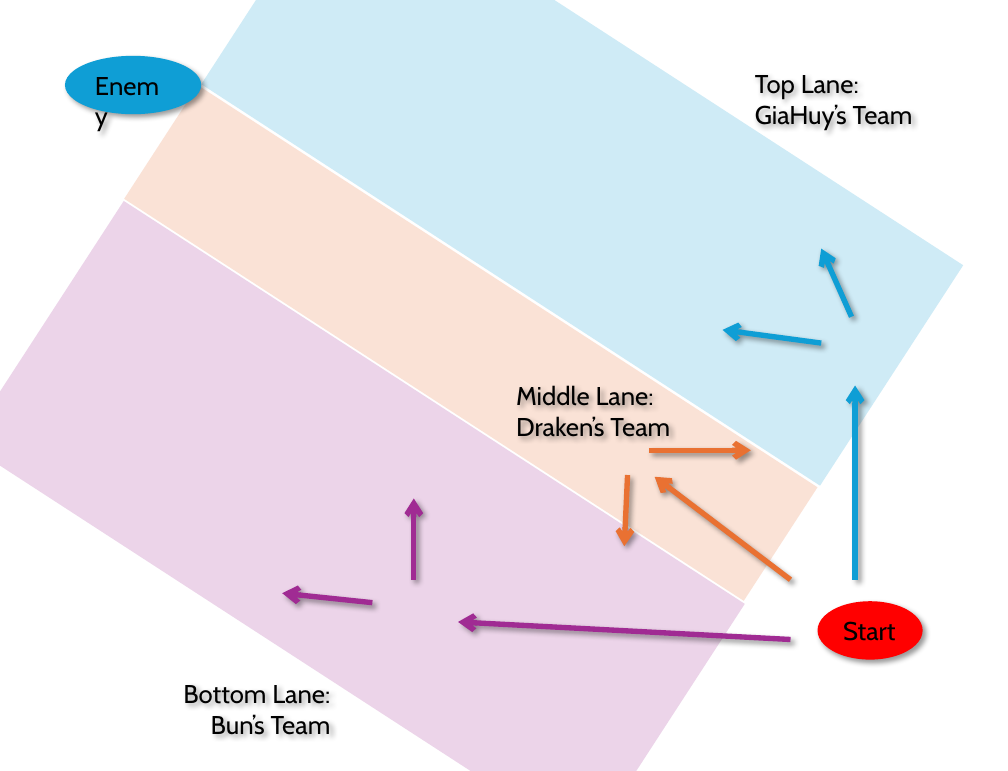
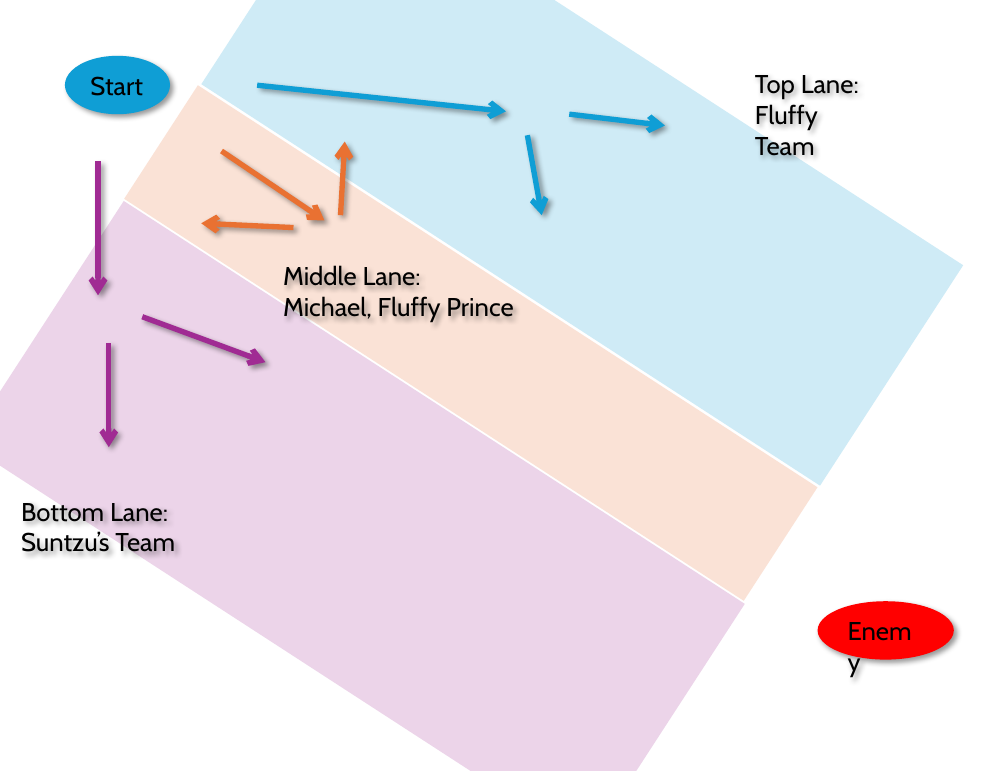
Before and after one commit to SergachevYuri/rok-suite, a slide deck: slide 1 of apps/web/public/aoo-map.pptx. Drawn at 1008x771 pixels with LibreOffice and Linux fonts; fonts in the diff are those of the drawing; background and template pictures are left out. Boxes give left, top, right and bottom in pixels: in the first picture for what was removed or moved away, otherwise in the second. Text is boxed around its words. In the diff, an @@ line names an element or a change of style, - is before the commit and + after.

```diff
--- a/apps/web/public/aoo-map.pptx
+++ b/apps/web/public/aoo-map.pptx
@@ ellipse "Start": place and size @@
-ellipse "Start" at box(818, 602, 923, 660)
+ellipse "Start" at box(65, 56, 170, 114)
@@ ellipse "Start" at box(65, 56, 170, 114): fill #FF0000 to #0F9ED5 @@
@@ arrow moved from (855, 580) - (855, 386) to (257, 85) - (506, 111) @@
@@ arrow moved from (852, 317) - (821, 249) to (569, 114) - (665, 125) @@
@@ text at box(755, 104, 818, 160): text changed @@
-GiaHuy’s Team
+Fluffy Team
@@ arrow moved from (649, 451) - (751, 451) to (340, 215) - (345, 142) @@
@@ arrow moved from (821, 344) - (723, 330) to (528, 136) - (542, 215) @@
@@ arrow moved from (791, 640) - (458, 622) to (98, 161) - (98, 295) @@
@@ arrow moved from (791, 580) - (654, 477) to (221, 151) - (324, 220) @@
@@ arrow moved from (627, 475) - (624, 546) to (293, 227) - (202, 223) @@
@@ text "Middle Lane:": place and size @@
-text "Middle Lane:" at box(516, 386, 670, 437)
+text "Middle Lane:" at box(283, 266, 513, 322)
@@ text at box(283, 297, 513, 322): text changed @@
-Draken’s Team
+Michael, Fluffy Prince
@@ arrow moved from (413, 580) - (413, 499) to (142, 317) - (265, 362) @@
@@ arrow moved from (372, 603) - (282, 593) to (109, 344) - (109, 447) @@
@@ text "Bottom Lane:": place and size @@
-text "Bottom Lane:" at box(183, 685, 331, 735)
+text "Bottom Lane:" at box(21, 499, 175, 557)
@@ text at box(21, 499, 168, 526): alignment right to left @@
@@ text at box(21, 531, 175, 557): text changed @@
-Bun’s Team
+Suntzu’s Team
@@ ellipse "Enemy": place and size @@
-ellipse "Enemy" at box(65, 56, 201, 114)
+ellipse "Enemy" at box(818, 602, 953, 660)
@@ ellipse "Enemy" at box(818, 602, 953, 660): fill #0F9ED5 to #FF0000 @@
```
Also in this commit, not shown: 1 slide added, 1 other file.
